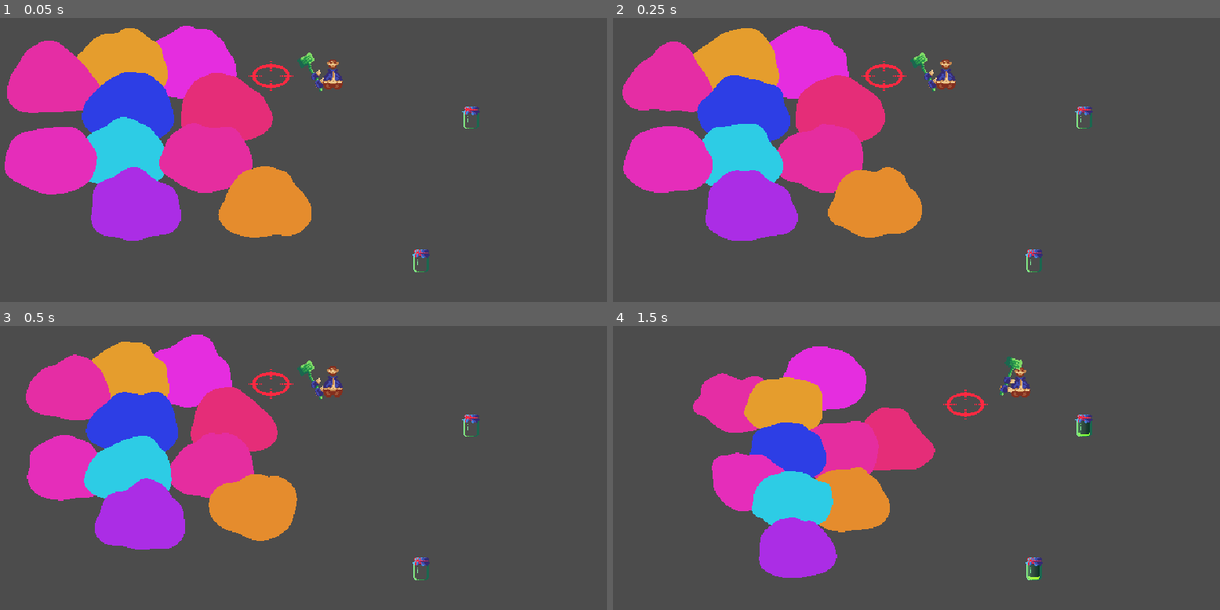
Above: before the commit, frames 1-4 (two rows, left to right).
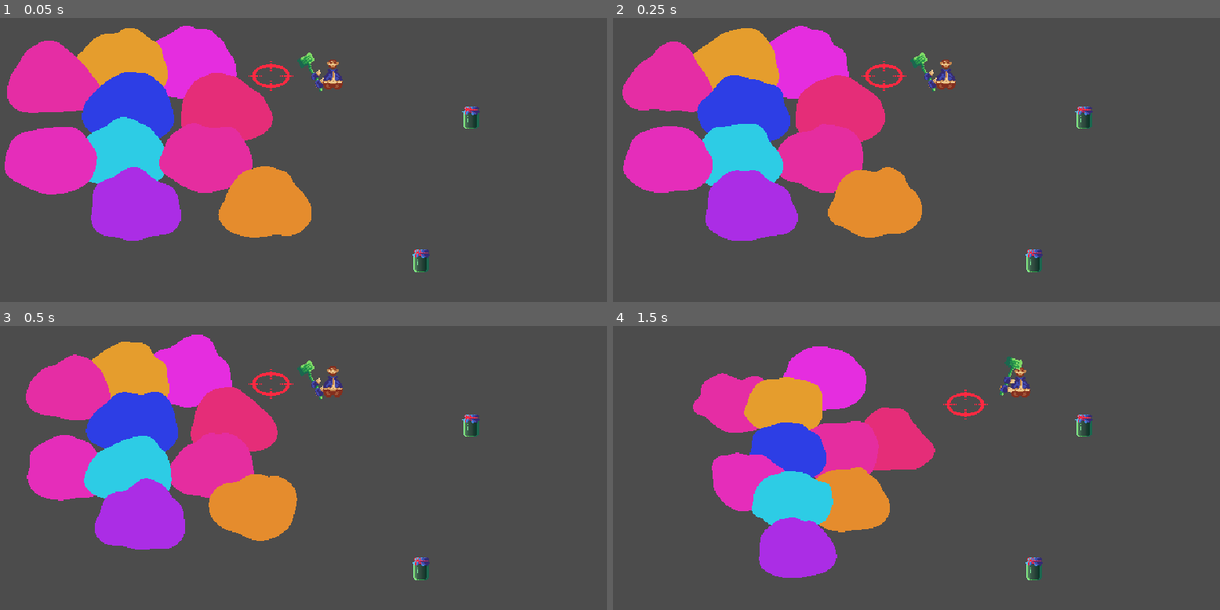
Above: after the commit, the same moments.

Repository: MetRiko/LD-2023-01
Game: Godot game, scene res://Root.tscn
The game is run twice, just before and just after one commit, with the same random seed, the same clock (stepped at 60 frames per second) and the same inputs. The engine's default icon, where the game draws it, is replaced by a stand-in: a white triangle on a blue panel in a dark square.
Inputs (mouse positions are in pixels of both pictures, inside the frame that each line leads up to):
- Up to frame 1 (0.05 s): no input
- Up to frame 2 (0.25 s): no input
- Up to frame 3 (0.5 s): no input
- Up to frame 4 (1.5 s): tap Enter at 0.5 s; move the mouse to (1043, 482) at 0.52 s; hold D (game_right) 0.53-1.25 s; hold Right mouse button (game_action) 0.53-1.25 s; click (1043, 482) at 0.67 s; drag from (782, 516) to (1031, 416) at 1.27 s

The runs differ from the first frame. In frame 1, 0.2% of the frame differs, in the area x 68-79%, y 33-90%; in frame 2, 0.2%; in frame 3, 0.2%; in frame 4, less than 0.1%.

Commit message:
Add picking up gel from the ground

Diff:
--- a/pickable/SlimeJar.gd
+++ b/pickable/SlimeJar.gd
@@ -38,9 +38,9 @@
 	angle_level = level
 	shader.set_shader_param("u_angle_level", level)
 
-func _input(event):
-	if event is InputEventMouseButton and event.is_pressed():
-		var n = add_gel(Color.from_hsv(rand_range(0.0, 1.0), 0.8, 1.0, 1.0), 1)
+#func _input(event):
+#	if event is InputEventMouseButton and event.is_pressed():
+#		var n = add_gel(Color.from_hsv(rand_range(0.0, 1.0), 0.8, 1.0, 1.0), 1)
 
 func _calculate_color():
 	if gels.size() > 0:
--- a/pickable/SlimeJar.gdshader
+++ b/pickable/SlimeJar.gdshader
@@ -18,34 +18,31 @@
 	float max_height_diff = u_max_height_diff; //0.4;
 	float angle_level = u_angle_level; //sin(TIME * 4.0);
 
-	if (fill_level <= 0.0) {
-		COLOR = trans;
+	max_height_diff = min(1.0 - fill_level, max_height_diff);
+
+	float x = UV.x + angle_level * max_height_diff * 0.5;
+	float curve_factor = (x - 0.5) * (max_height_diff * angle_level);
+
+	curve_factor += sin(x * 5.0 - TIME * 5.0) * 0.04 * (1.0 - abs(angle_level) * 0.5);
+
+	float y = mix(0.0, 1.0, UV.y);
+	y = clamp(y + curve_factor, 0.0, 1.0);
+
+	vec4 left_color = vec4(0.514, 0.937, 0.627, 0.6);
+	vec4 right_color = vec4(vec3(0.11, 0.408, 0.314) * 0.5, 1.0);
+
+	COLOR = mix(vec4(right_color.rgb, 0.0), right_color, (1.0 - pow(sin((1.0-UV.x) * 3.14159 * 0.5), 1.8)));
+
+	if (fill_level > 0.0) {
+		COLOR = mix(COLOR, color, step(y, fill_level));
 	}
-	else {
-
-		max_height_diff = min(1.0 - fill_level, max_height_diff);
-
-		float x = UV.x + angle_level * max_height_diff * 0.5;
-		float curve_factor = (x - 0.5) * (max_height_diff * angle_level);
-
-		curve_factor += sin(x * 5.0 - TIME * 5.0) * 0.04 * (1.0 - abs(angle_level) * 0.5);
-
-		float y = mix(0.0, 1.0, UV.y);
-		y = clamp(y + curve_factor, 0.0, 1.0);
-
-		vec4 left_color = vec4(0.514, 0.937, 0.627, 0.6);
-		vec4 right_color = vec4(vec3(0.11, 0.408, 0.314) * 0.5, 1.0);
-
-		COLOR = mix(vec4(right_color.rgb, 0.0), right_color, (1.0 - pow(sin((1.0-UV.x) * 3.14159 * 0.5), 1.8)));
-		COLOR = mix(COLOR, color, step(y, fill_level));
 
 //		COLOR = mix(vec4(0.0, 1.0, 0.0, 1.0), COLOR, UV.x);
 //		COLOR = mix(COLOR, left_color, (1.0 - pow(sin(UV.x * 3.14159 * 0.5), 0.4)));
 
-		COLOR = vec4(mix(COLOR.rgb, left_color.rgb, (1.0 - pow(sin(UV.x * 3.14159 * 0.5), 0.3))), max(COLOR.a, left_color.a));
+	COLOR = vec4(mix(COLOR.rgb, left_color.rgb, (1.0 - pow(sin(UV.x * 3.14159 * 0.5), 0.3))), max(COLOR.a, left_color.a));
 
-	//	COLOR = vec4(UV.x, UV.y, 0.0, 1.0);
-	}
+//	COLOR = vec4(UV.x, UV.y, 0.0, 1.0);
 
 
 }
--- a/pickable/SlimeJar.tscn
+++ b/pickable/SlimeJar.tscn
@@ -17,6 +17,8 @@
 height = 8.0
 
 [node name="SlimeJar" type="Area2D"]
+collision_layer = 4
+collision_mask = 0
 script = ExtResource( 2 )
 
 [node name="Liquid" type="Sprite" parent="."]
--- a/player/Player.gd
+++ b/player/Player.gd
@@ -15,12 +15,24 @@
 
 func _ready():
 	hammer.connect("hit", self, "_on_hit")
+	$GelPickupHitbox.connect("area_entered", self, "_on_gel_entered")
+
+func _on_gel_entered(gel_area : Area2D):
+	var jar = get_item_in_pocket()
+	if jar is SlimeJar:
+		var gel : SlimeParticle = gel_area.get_parent()
+		var amount_to_extract = 1
+		var overflow = jar.add_gel(gel.start_color, amount_to_extract)
+		gel.extract_some_gel(amount_to_extract - overflow)
 
 func _on_hit():
 	for area in hammerHitbox.get_overlapping_areas():
 		var slime = area.get_parent()
 		if slime is Slime:
 			slime.do_squish()
+
+func get_item_in_pocket():
+	return $Pocket.get_child(0) if $Pocket.get_child_count() > 0 else null
 
 func _input(event):
 	if event.is_action_pressed("game_swing") and hammer.visible:
@@ -54,7 +66,7 @@
 	if $Pocket.get_child_count() > 0:
 		var jar = $Pocket.get_child(0)
 		if jar is SlimeJar:
-			var target_angle_level = -velocity.x / MAX_SPEED
+			var target_angle_level = velocity.x / MAX_SPEED
 			var next_angle_level = lerp(jar.angle_level, target_angle_level, 0.08)
 			jar.change_angle_level(next_angle_level)
 
--- a/player/Player.tscn
+++ b/player/Player.tscn
@@ -113,6 +113,8 @@
 radius = 23.0
 height = 46.0
 
+[sub_resource type="CircleShape2D" id=12]
+
 [node name="Player" type="KinematicBody2D"]
 collision_mask = 3
 script = ExtResource( 1 )
@@ -157,9 +159,20 @@
 position = Vector2( 0, -30 )
 
 [node name="PickingHitbox" type="Area2D" parent="."]
+collision_layer = 0
+collision_mask = 4
 
 [node name="Shape" type="CollisionShape2D" parent="PickingHitbox"]
 rotation = 1.57079
 shape = SubResource( 11 )
 
+[node name="GelPickupHitbox" type="Area2D" parent="."]
+position = Vector2( 0, 1 )
+collision_layer = 0
+collision_mask = 8
+monitorable = false
+
+[node name="Shape" type="CollisionShape2D" parent="GelPickupHitbox"]
+shape = SubResource( 12 )
+
 [editable path="Hammer"]
--- a/project.godot
+++ b/project.godot
@@ -43,6 +43,11 @@
 "class": "SlimeJar",
 "language": "GDScript",
 "path": "res://pickable/SlimeJar.gd"
+}, {
+"base": "Node2D",
+"class": "SlimeParticle",
+"language": "GDScript",
+"path": "res://slimes/SlimeParticle.gd"
 } ]
 _global_script_class_icons={
 "GutHookScript": "",
@@ -51,7 +56,8 @@
 "Pickable": "",
 "Player": "",
 "Slime": "",
-"SlimeJar": ""
+"SlimeJar": "",
+"SlimeParticle": ""
 }
 
 [application]
@@ -142,6 +148,8 @@
 
 2d_physics/layer_1="Player"
 2d_physics/layer_2="Slime"
+2d_physics/layer_3="Pickup"
+2d_physics/layer_4="Gel"
 
 [physics]
 
--- a/slimes/SlimeParticle.gd
+++ b/slimes/SlimeParticle.gd
@@ -1,4 +1,5 @@
 extends Node2D
+class_name SlimeParticle
 
 var start_pos : Vector2
 var final_pos : Vector2
@@ -14,10 +15,18 @@
 var start_color : Color
 var final_color : Color
 
+func extract_some_gel(amount: int):
+	if amount > 0:
+		tween.custom_step(1.0)
+		if not tween.is_running():
+			queue_free()
+
 func _ready():
 	randomize()
 	shader = $Sprite.material.duplicate()
+	$HitBox/Shape.shape = $HitBox/Shape.shape.duplicate()
 	$Sprite.material = shader
+	$HitBox.monitorable = false
 	shader.set_shader_param("u_delta_time", randf() * 10.0 * 1000.0)
 
 func set_color(col : Color):
@@ -50,6 +59,9 @@
 #	$Sprite.scale = Vector2.ONE * lerp(start_scale, 0.0, x)
 	$Sprite.scale = Vector2.ONE * start_scale * factor
 
+	var hitbox_circle : CircleShape2D = $HitBox/Shape.shape
+	hitbox_circle.radius = start_scale * factor * 6.0
+
 func _on_faded():
 	queue_free()
 
@@ -58,6 +70,10 @@
 	shader.set_shader_param("u_speed", 0.0)
 	shader.set_shader_param("squash_factor", Vector2(1.0, 0.01))
 	_start_fading()
+	$HitBox.monitorable = true
+
+#	var hitbox_circle : CircleShape2D = $HitBox/Shape.shape
+#	hitbox_circle.radius = $Sprite.scale.x * 6.0
 
 func _on_animation(x : float):
 
--- a/slimes/SlimeParticle.tscn
+++ b/slimes/SlimeParticle.tscn
@@ -17,6 +17,9 @@
 shader_param/u_particle_speed_factor = 3.0
 shader_param/u_time_factor = 1.0
 
+[sub_resource type="CircleShape2D" id=7]
+radius = 4.0
+
 [node name="SlimeParticle" type="Node2D"]
 script = ExtResource( 3 )
 
@@ -24,3 +27,12 @@
 material = SubResource( 6 )
 scale = Vector2( 0.59375, 0.59375 )
 texture = ExtResource( 1 )
+
+[node name="HitBox" type="Area2D" parent="."]
+collision_layer = 8
+collision_mask = 0
+monitoring = false
+monitorable = false
+
+[node name="Shape" type="CollisionShape2D" parent="HitBox"]
+shape = SubResource( 7 )
Not shown: 1 places in player/Player.tscn that only renumber resources
Not shown: 1 places in slimes/SlimeParticle.tscn that only renumber resources
